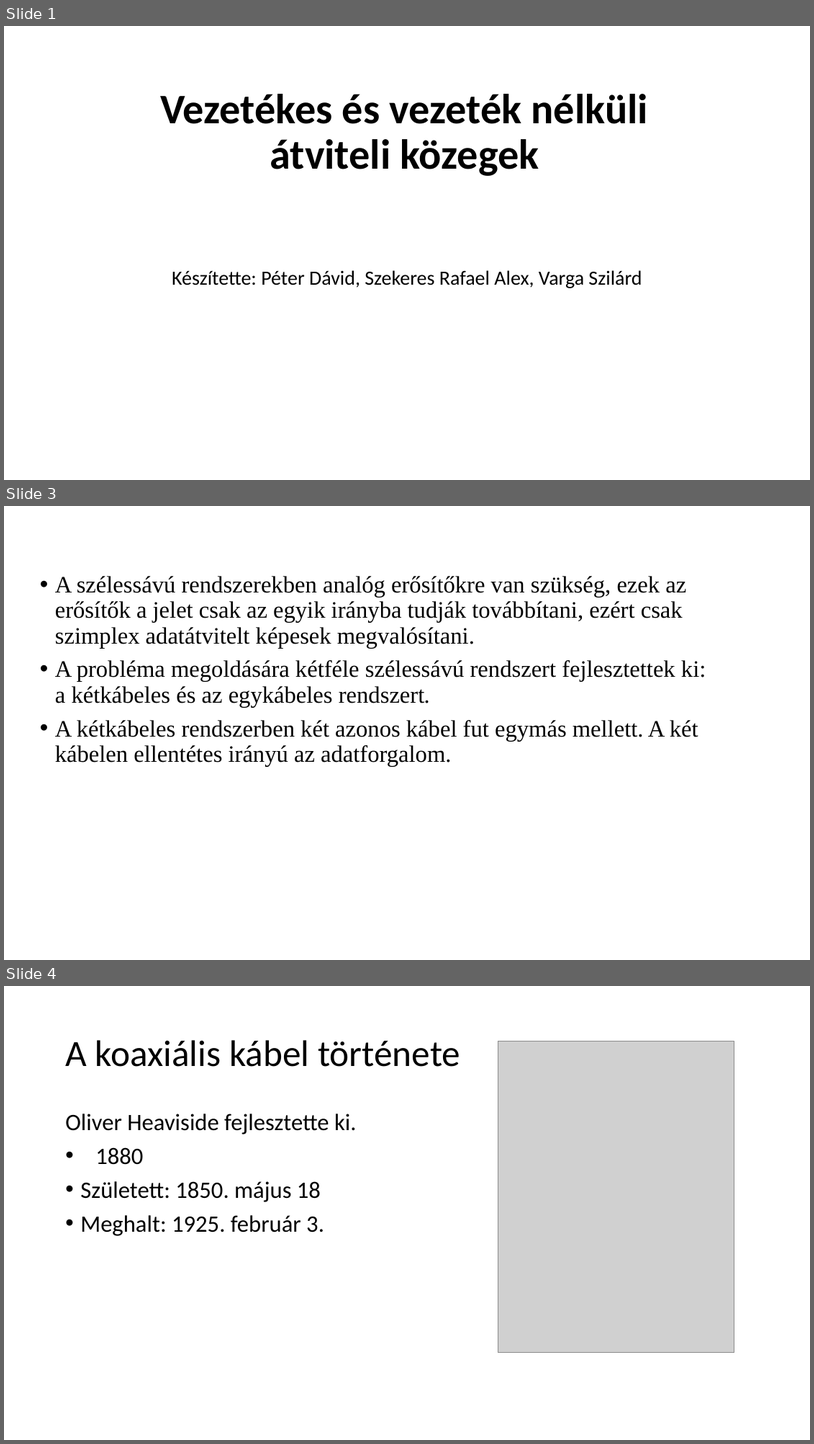
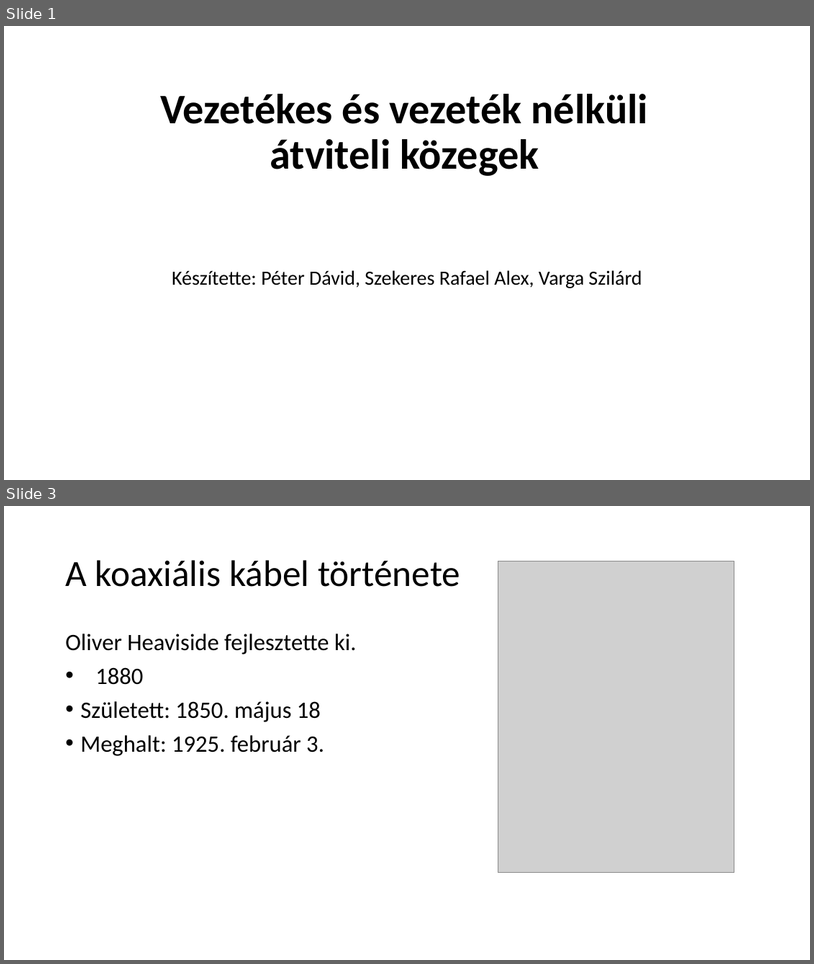
Before and after one commit to peterdaviid/Atviteli_kozeg_project, a slide deck: Vezetékes és vezeték nélküli átviteli közegek.pptx. Shown one above the other, each under a label of ours: slides 1, 3 and 4 before the commit, slides 1 and 3 after it; the slides between them are not shown. The pictures are 814x1444 and 814x964 pixels, drawn with LibreOffice and Linux fonts; fonts in the diff are those of the drawing; grey boxes stand for pictures. Boxes give left, top, right and bottom in pixels: in the first picture for what was removed or moved away, otherwise in the second. Text is boxed around its words. In the diff, an @@ line names an element or a change of style, - is before the commit and + after.

Commit message:
Ppt készítés
Rafi: koaxiális kábel részt befejeztem, és az audio kábelt kezdtem el írni, történet, és a típusai-t kifejtettem
Szilárd: Szélessávú koaxiális kábel leírás, szélessávú rendszerek
Dávid: B E T E G

```diff
--- a/Vezetékes és vezeték nélküli átviteli közegek.pptx
+++ b/Vezetékes és vezeték nélküli átviteli közegek.pptx
@@ slide 3 removed at box(4, 506, 810, 960), background #FFFFFF @@
@@ text removed at box(55, 576, 706, 766) @@
-• A szélessávú rendszerekben analóg erősítőkre van szükség, ezek az erősítők a jelet csak az egyik irányba tudják továbbítani, ezért csak szimplex adatátvitelt képesek megvalósítani.
-• A probléma megoldására kétféle szélessávú rendszert fejlesztettek ki: a kétkábeles és az egykábeles rendszert.
-• A kétkábeles rendszerben két azonos kábel fut egymás mellett. A két kábelen ellentétes irányú az adatforgalom.
@@ what was slide 4 is now slide 3 @@
```
Also in this commit, not shown: 2 slides changed, 4 slides added.
